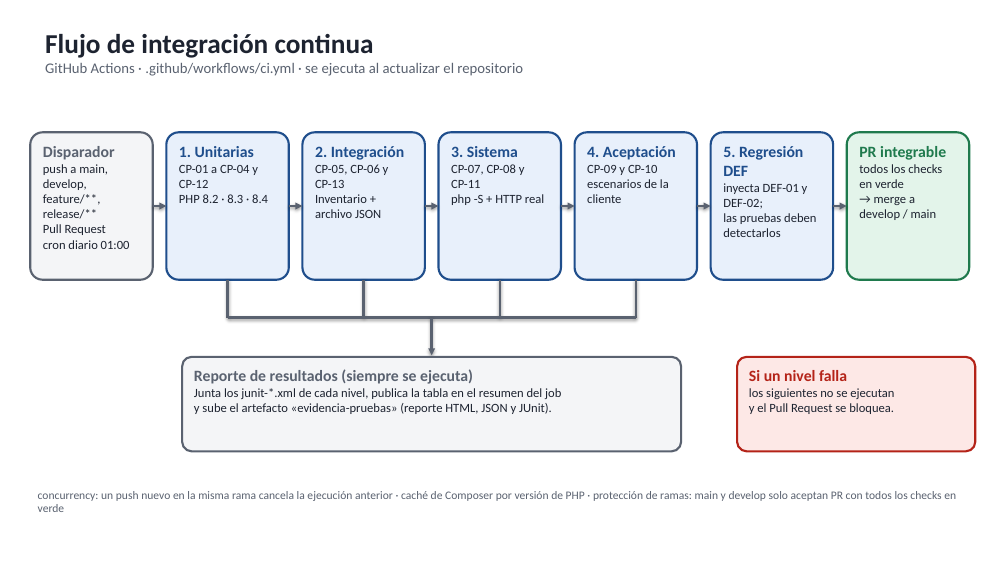
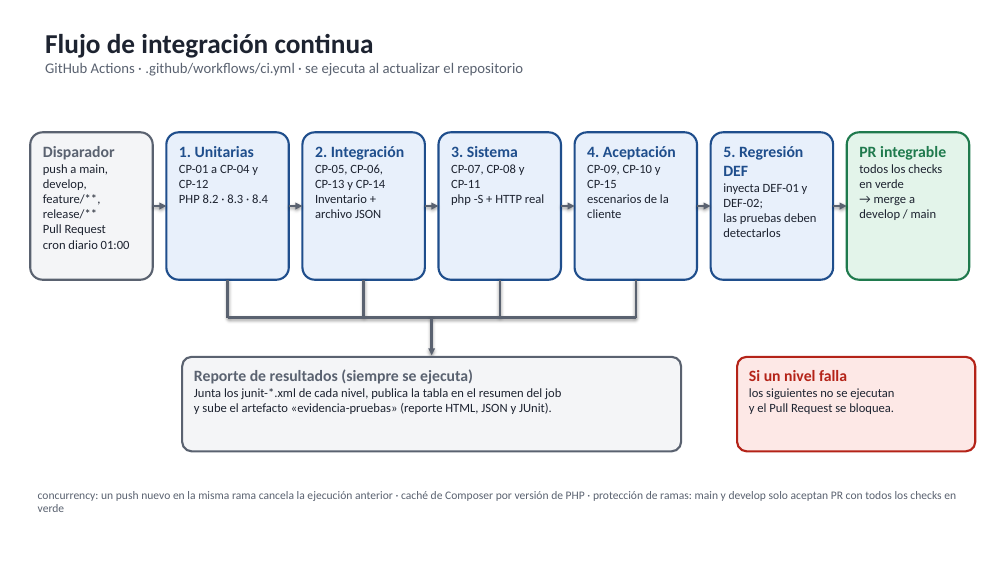
Before and after one commit to azharsonix/sistema-inventario-actividad-2, a slide deck: slide 7 of docs/Segunda parte/Diagramas - Segunda parte.pptx. Drawn at 1008x567 pixels with LibreOffice and Linux fonts; fonts in the diff are those of the drawing. Boxes give left, top, right and bottom in pixels: in the first picture for what was removed or moved away, otherwise in the second. Text is boxed around its words. In the diff, an @@ line names an element or a change of style, - is before the commit and + after.

```diff
--- a/docs/Segunda parte/Diagramas - Segunda parte.pptx
+++ b/docs/Segunda parte/Diagramas - Segunda parte.pptx
@@ text in rounded rectangle at (x1=315, y1=164, x2=385, y2=190): text changed @@
-CP-05, CP-06 y CP-13
+CP-05, CP-06, CP-13 y CP-14
@@ text in rounded rectangle at (x1=587, y1=165, x2=661, y2=188): text changed @@
-CP-09 y CP-10
+CP-09, CP-10 y CP-15
```
Also in this commit, not shown: 7 other slides changed, 2 other files.
